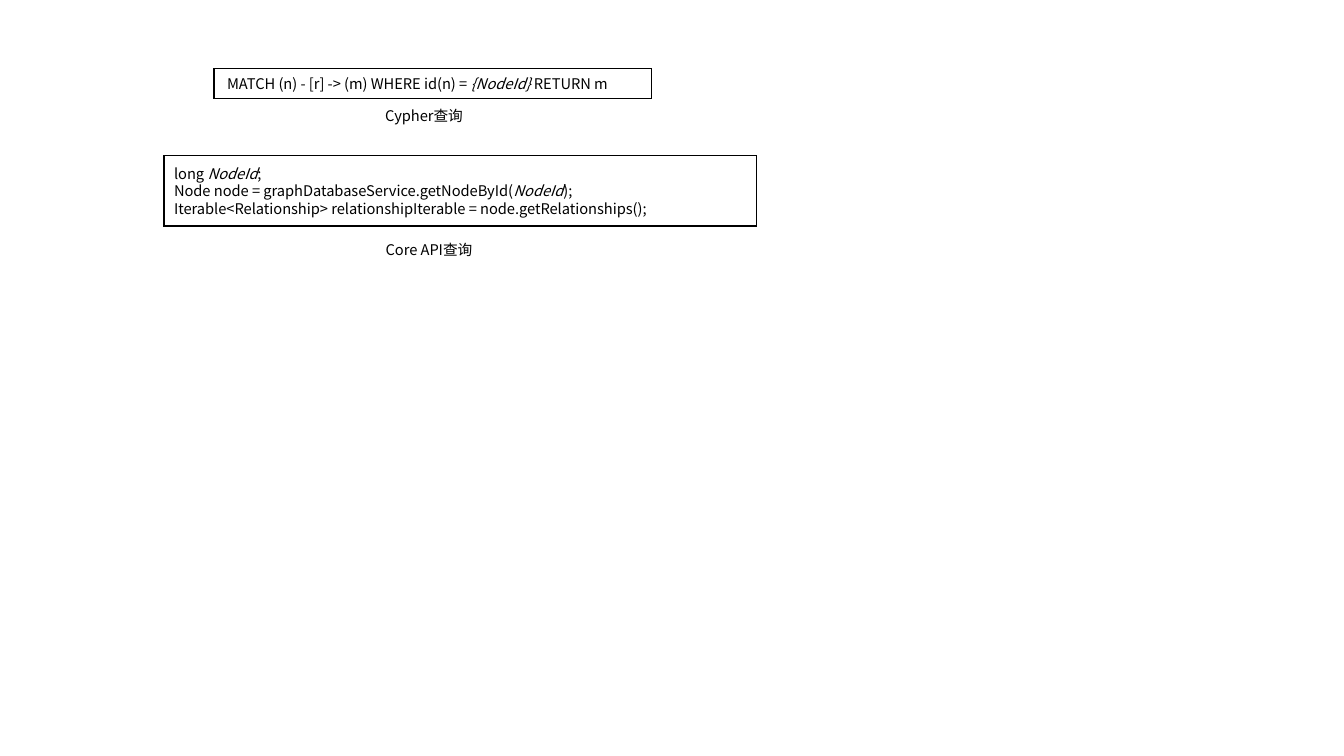
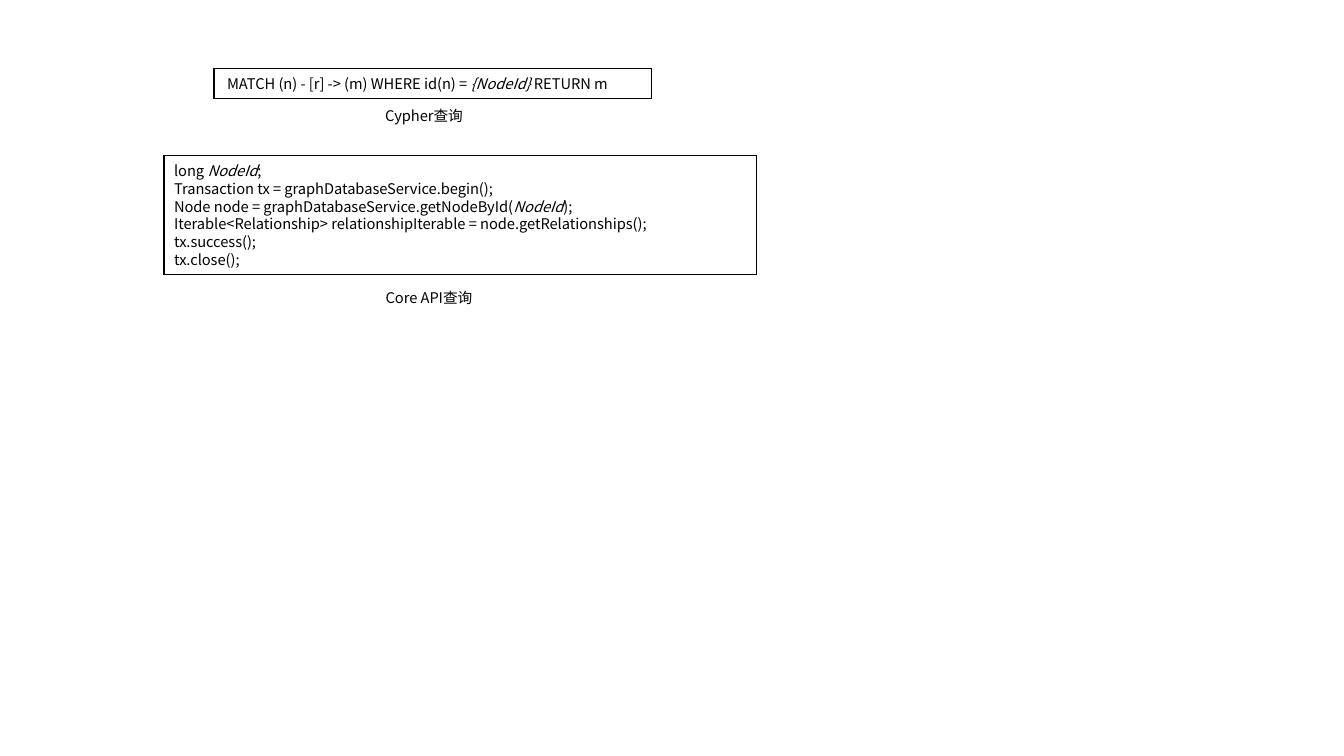
Before and after one commit to yayadi23/BIM, a slide deck: slide 48 of 毕业论文资料/毕业论文图 [自动保存的].pptx. Drawn at 1344x756 pixels with LibreOffice and Linux fonts; fonts in the diff are those of the drawing. Boxes give left, top, right and bottom in pixels: in the first picture for what was removed or moved away, otherwise in the second. Text is boxed around its words. In the diff, an @@ line names an element or a change of style, - is before the commit and + after.

```diff
--- a/毕业论文资料/毕业论文图 [自动保存的].pptx
+++ b/毕业论文资料/毕业论文图 [自动保存的].pptx
@@ rectangle "long NodeId;": place and size @@
-rectangle "long NodeId;" at <box>164,156,757,227</box>
+rectangle "long NodeId;" at <box>164,156,757,275</box>
@@ text in rectangle at <box>174,164,647,268</box>: text changed @@
-long NodeId;
-Node node = graphDatabaseService.getNodeById(NodeId);
-Iterable<Relationship> relationshipIterable = node.getRelationships();
+long NodeId;
+Transaction tx = graphDatabaseService.begin();
+Node node = graphDatabaseService.getNodeById(NodeId);
+Iterable<Relationship> relationshipIterable = node.getRelationships();
+tx.success();
+tx.close();
@@ text "Core API查询" rewrapped from <box>373,241,486,258</box> to <box>386,290,473,304</box> @@
```
Also in this commit, not shown: 1 other slide changed, 2 slides added, 9 other files.
